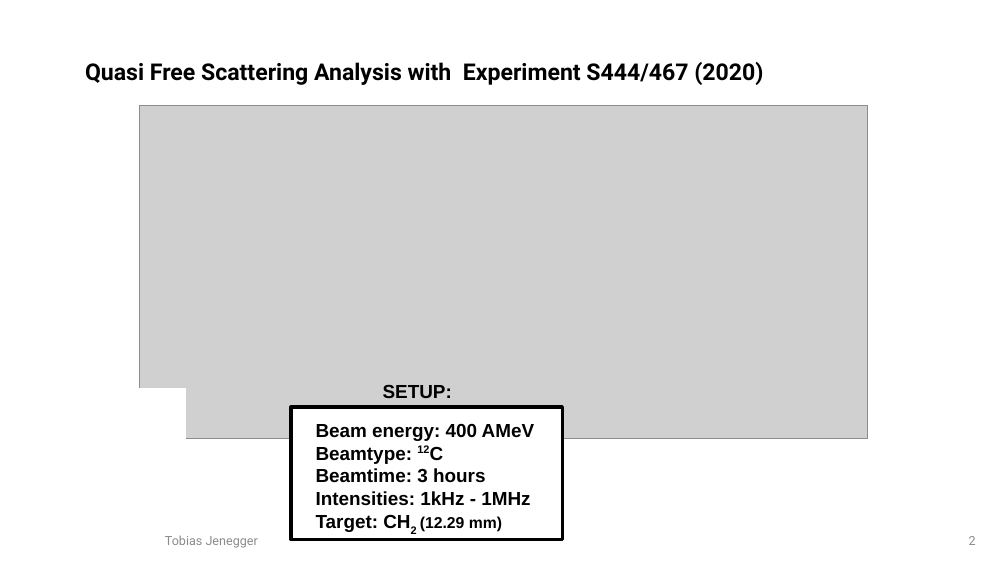
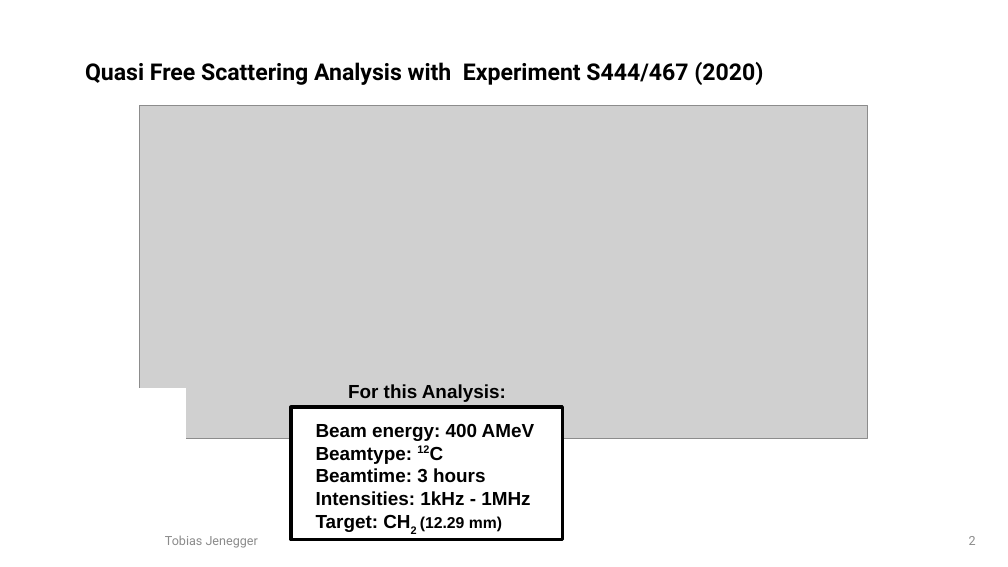
Before and after one commit to jenegger/r3bweek_2022, a slide deck: slide 2 of r3b_pres_2022.odp. Drawn at 1008x567 pixels with LibreOffice and Linux fonts; fonts in the diff are those of the drawing; grey boxes stand for pictures; background and template pictures are left out. Boxes give left, top, right and bottom in pixels: in the first picture for what was removed or moved away, otherwise in the second. Text is boxed around its words. In the diff, an @@ line names an element or a change of style, - is before the commit and + after.

```diff
--- a/r3b_pres_2022.odp
+++ b/r3b_pres_2022.odp
@@ text added at box(348, 384, 506, 402), 18 pt, text #000000, bold @@
+For this Analysis:
@@ text removed at box(383, 385, 452, 398) @@
-SETUP:
```
Also in this commit, not shown: 1 other file.
